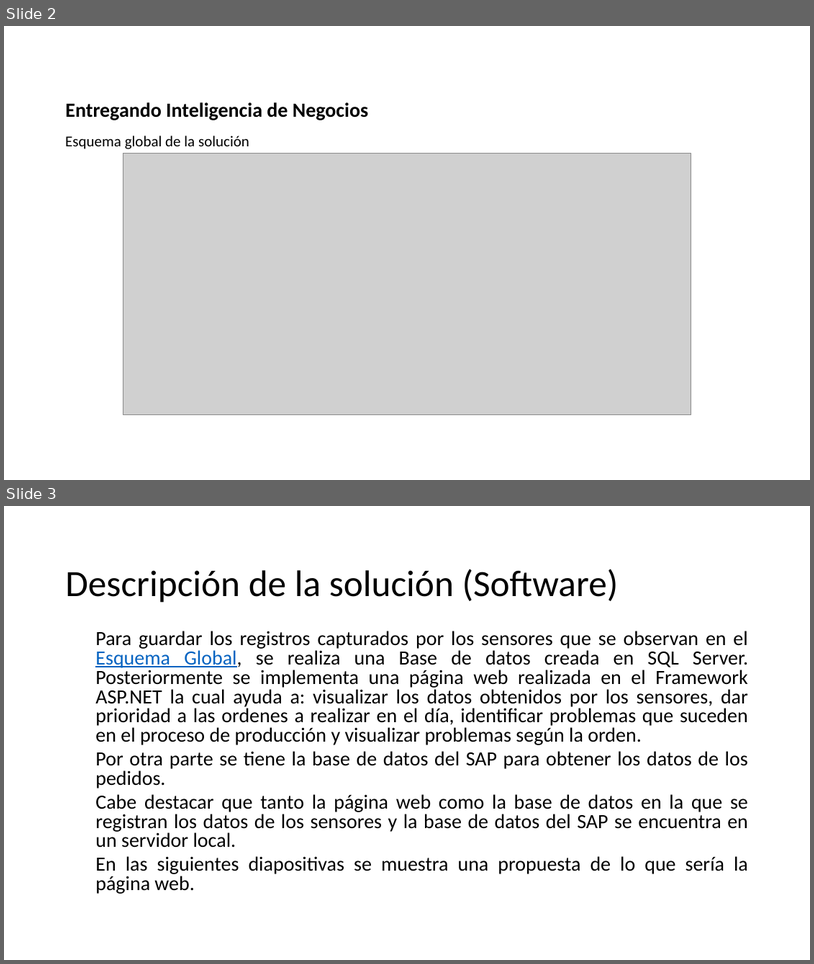
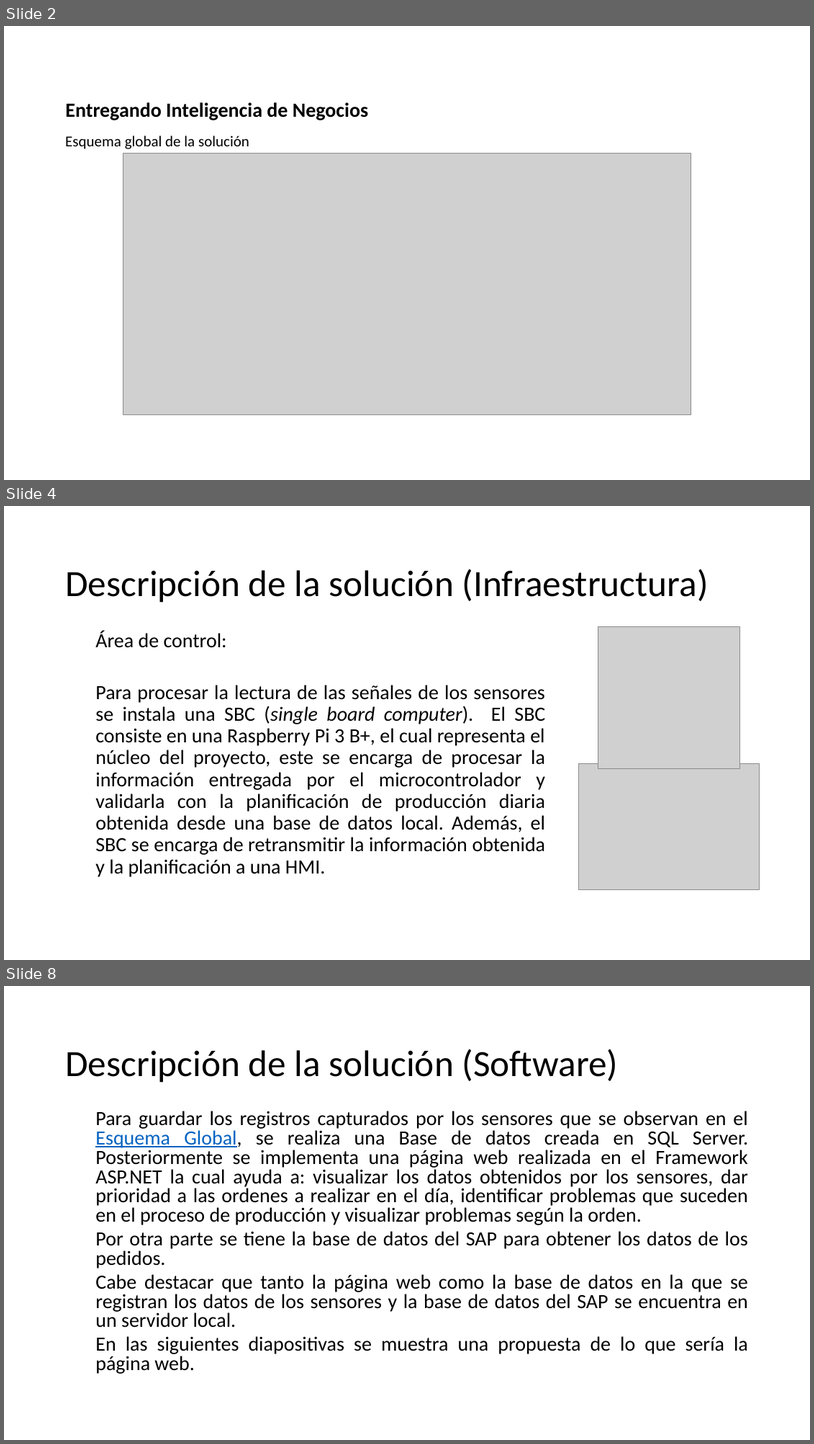
Before and after one commit to YorchXD/Proyecto_ViaWine, a slide deck: Propuesta_solucion_automatizacion.pptx. Shown one above the other, each under a label of ours: slides 2 and 3 before the commit, slides 2, 4 and 8 after it; the slides between them are not shown. The pictures are 814x964 and 814x1444 pixels, drawn with LibreOffice and Linux fonts; fonts in the diff are those of the drawing; grey boxes stand for pictures; background and template pictures are left out. Boxes give left, top, right and bottom in pixels: in the first picture for what was removed or moved away, otherwise in the second. Text is boxed around its words. In the diff, an @@ line names an element or a change of style, - is before the commit and + after.

```diff
--- a/Propuesta_solucion_automatizacion.pptx
+++ b/Propuesta_solucion_automatizacion.pptx
@@ slide 4 added at (4,506,810,960), background picture (left out) @@
@@ title added at (65,569,709,602), 44 pt, text #000000 @@
+Descripción de la solución (Infraestructura)
@@ text added at (95,630,546,877), 24 pt, text #000000 @@
+  Área de control:
+  Para procesar la lectura de las señales de los sensores se instala una SBC (single board computer). El SBC consiste en una Raspberry Pi 3 B+, el cual representa el núcleo del proyecto, este se encarga de procesar la información entregada por el microcontrolador y validarla con la planificación de producción diaria obtenida desde una base de datos local. Además, el SBC se encarga de retransmitir la información obtenida y la planificación a una HMI.
@@ picture added at (599,627,741,769) @@
@@ picture added at (579,763,760,889) @@
@@ what was slide 3 is now slide 8 @@
```
Also in this commit, not shown: 1 slide changed, 4 other slides added.
